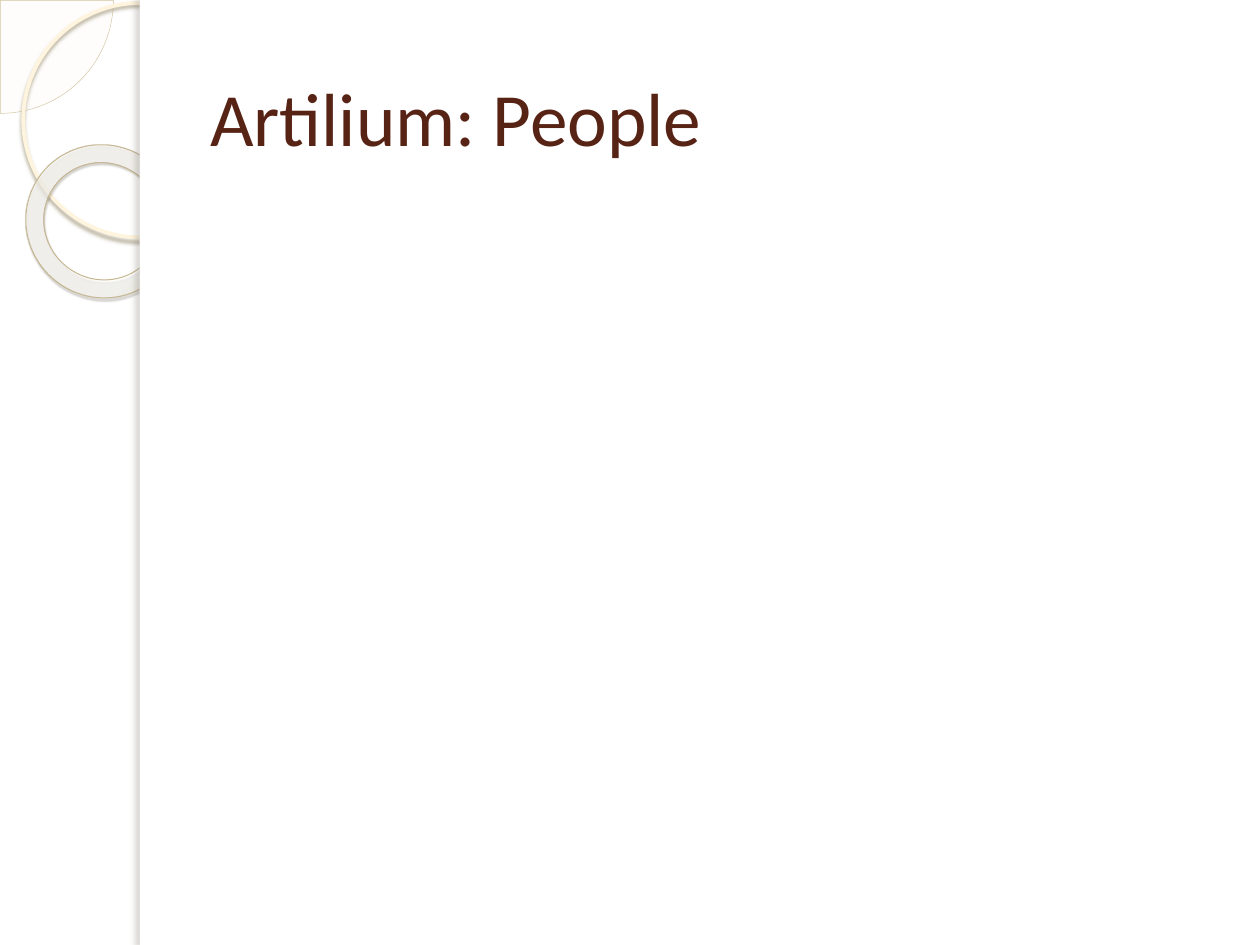
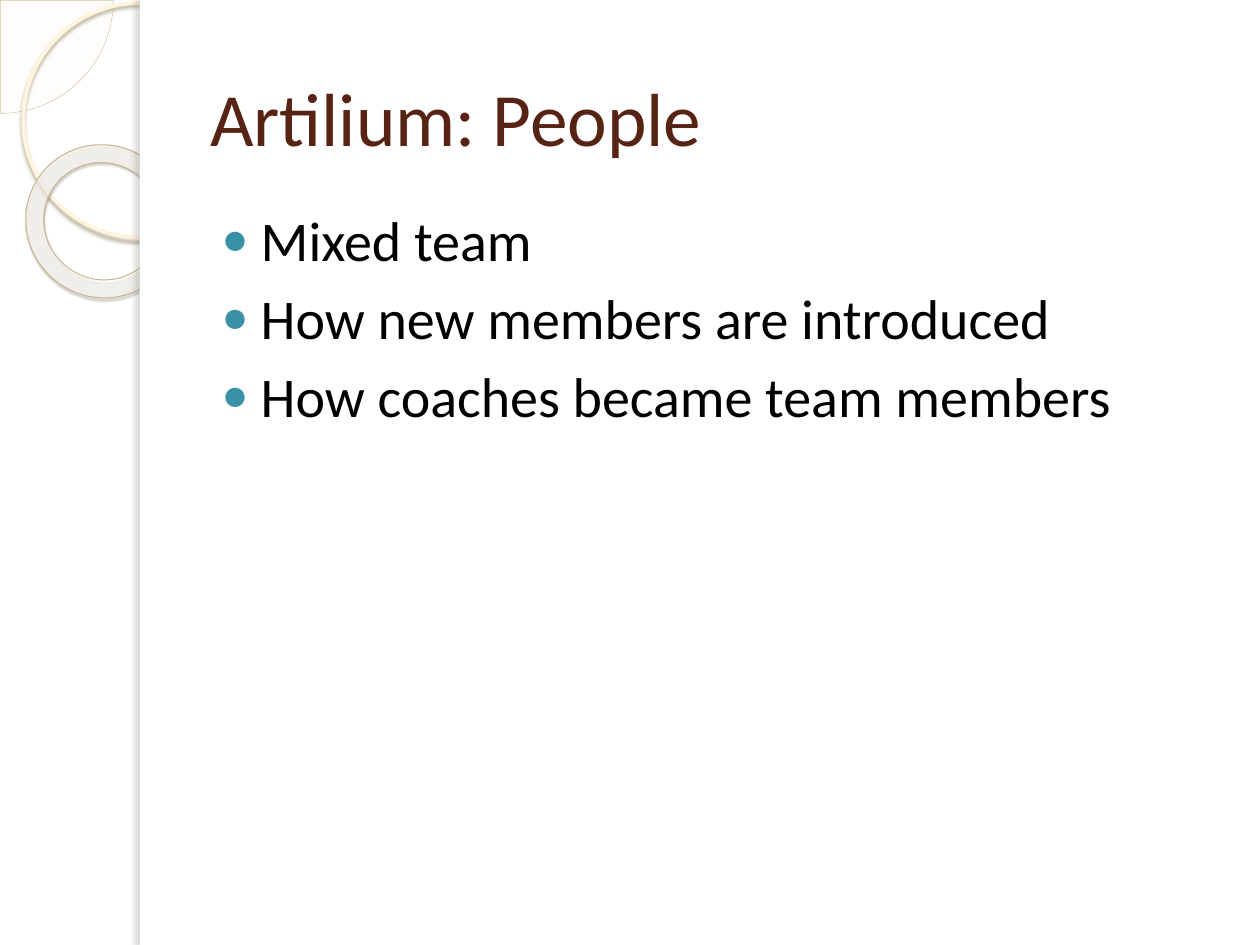
Before and after one commit to michelgrootjans/foresee, a slide deck: slide 17 of Agile.net/Agile.net.pptx. Drawn at 1260x945 pixels with LibreOffice and Linux fonts; fonts in the diff are those of the drawing; background and template pictures are left out. Boxes give left, top, right and bottom in pixels: in the first picture for what was removed or moved away, otherwise in the second. Text is boxed around its words. In the diff, an @@ line names an element or a change of style, - is before the commit and + after.

```diff
--- a/Agile.net/Agile.net.pptx
+++ b/Agile.net/Agile.net.pptx
@@ text added at (x1=261, y1=222, x2=1110, y2=418), 32 pt, text #000000 @@
+● Mixed team
+● How new members are introduced
+● How coaches became team members
```
Also in this commit, not shown: 3 other slides changed, 2 slides added, 1 other file.
